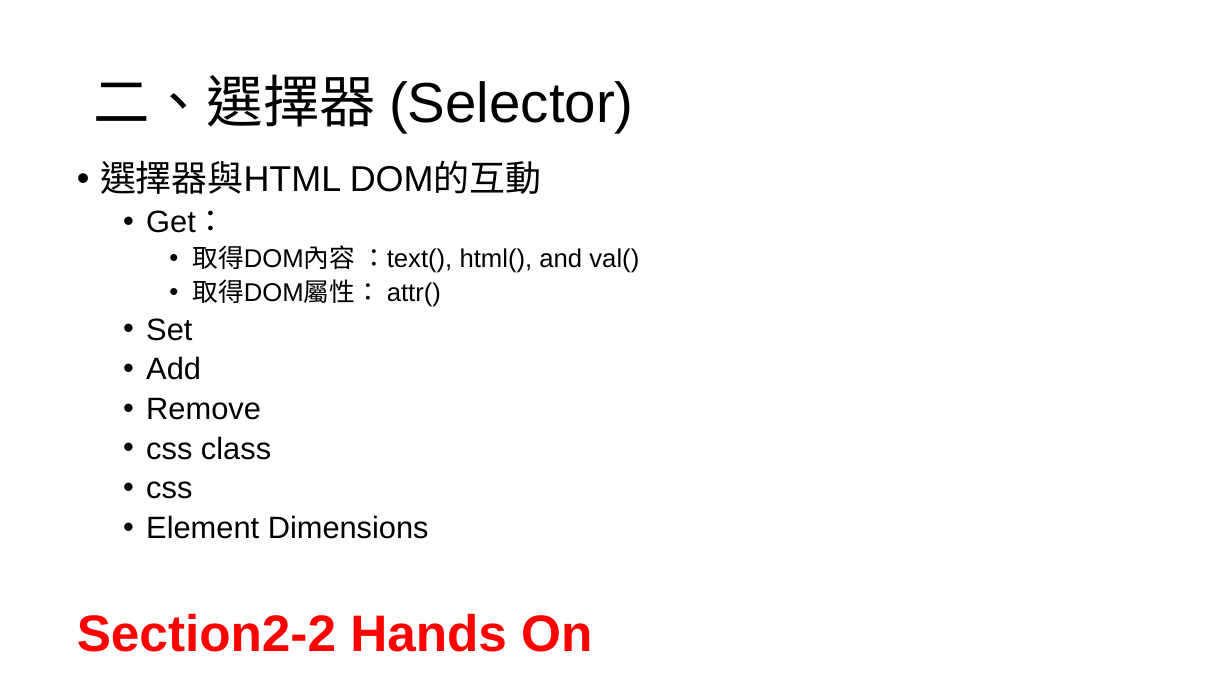
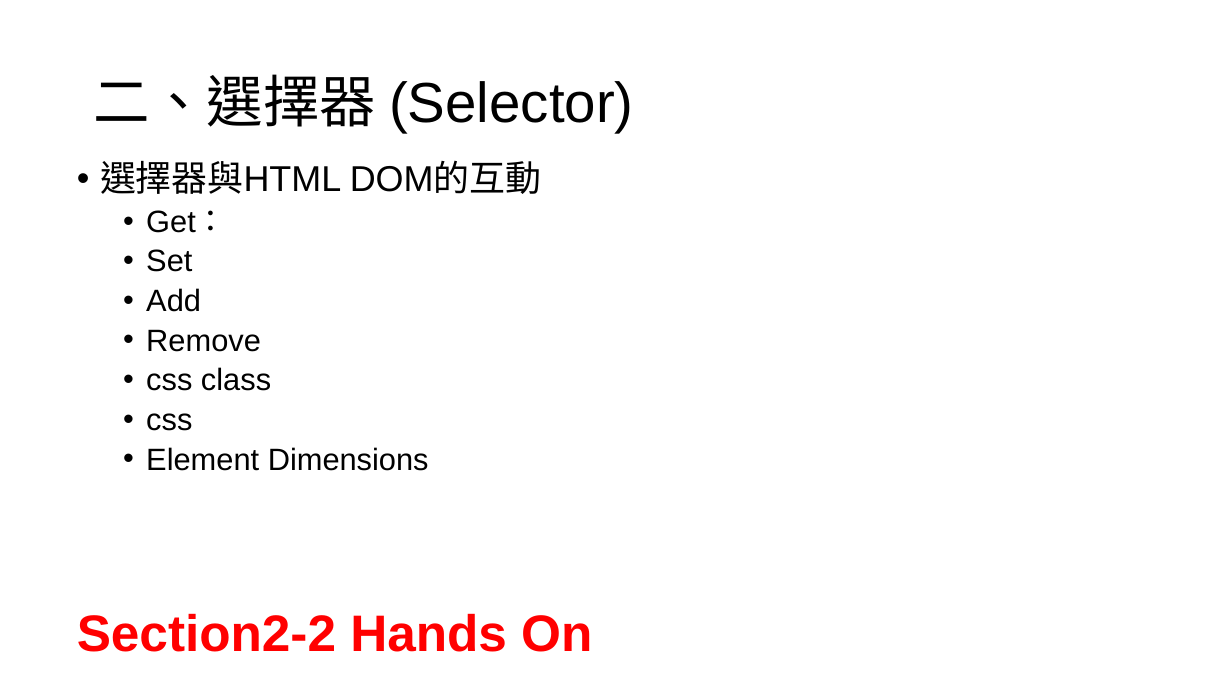
Before and after one commit to Benknightdark/jquerytutorial, a slide deck: slide 7 of jquerytutorial.pptx. Drawn at 1232x693 pixels with LibreOffice and Linux fonts; fonts in the diff are those of the drawing. Boxes give left, top, right and bottom in pixels: in the first picture for what was removed or moved away, otherwise in the second. Text is boxed around its words. In the diff, an @@ line names an element or a change of style, - is before the commit and + after.

```diff
--- a/jquerytutorial.pptx
+++ b/jquerytutorial.pptx
@@ text at (192,245,639,307): paragraphs removed @@
-    • 取得DOM內容 ：text(), html(), and val()
-    • 取得DOM屬性： attr()
```
Also in this commit, not shown: 1 other file.
